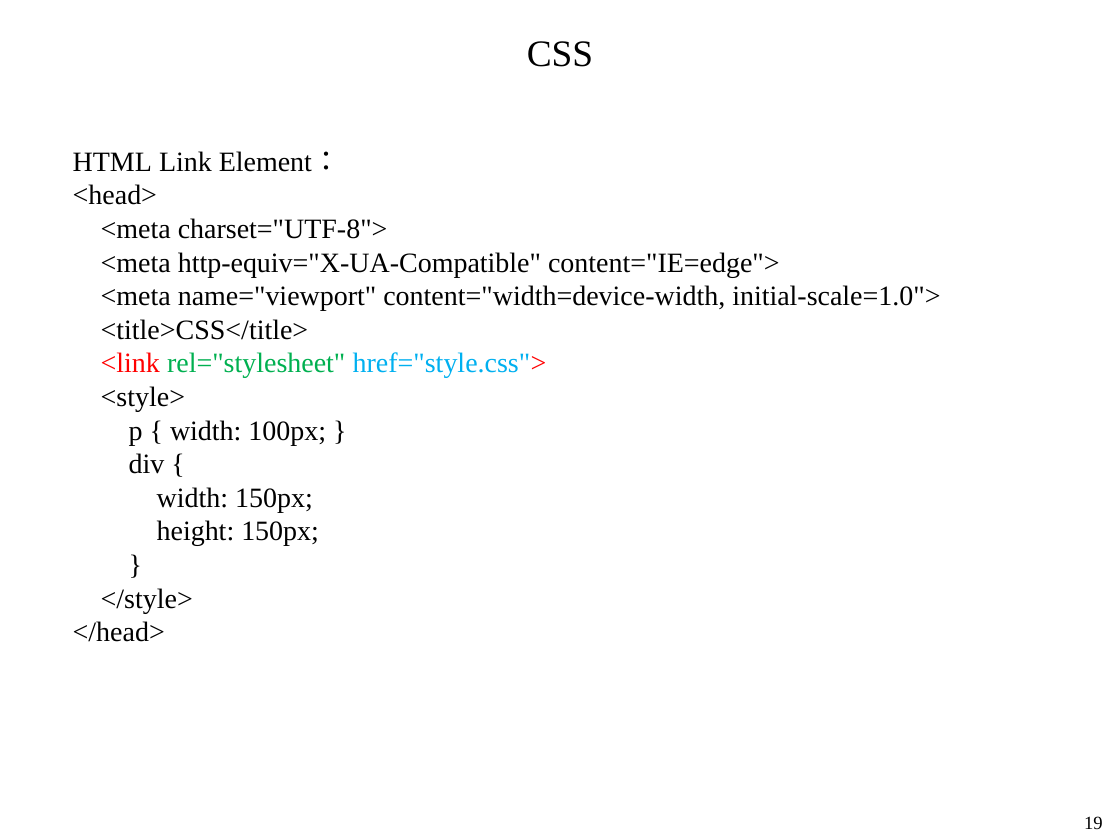
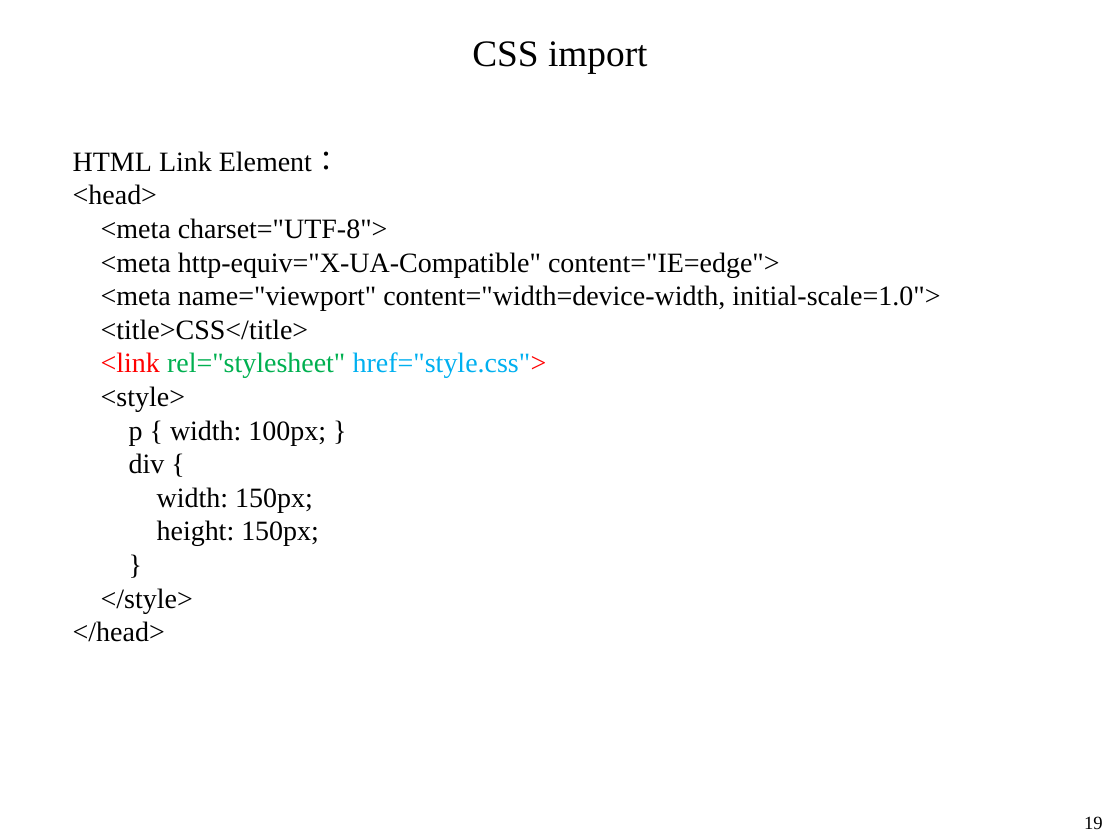
Before and after one commit to mar120434/2021_web_tutor, a slide deck: slide 20 of 靜態網頁.pptx. Drawn at 1120x840 pixels with LibreOffice and Linux fonts; fonts in the diff are those of the drawing. Boxes give left, top, right and bottom in pixels: in the first picture for what was removed or moved away, otherwise in the second. Text is boxed around its words. In the diff, an @@ line names an element or a change of style, - is before the commit and + after.

```diff
--- a/靜態網頁.pptx
+++ b/靜態網頁.pptx
@@ text at <box>472,41,647,73</box>: text changed @@
-CSS
+CSS import
```
Also in this commit, not shown: 1 slide added, 2 other files.
